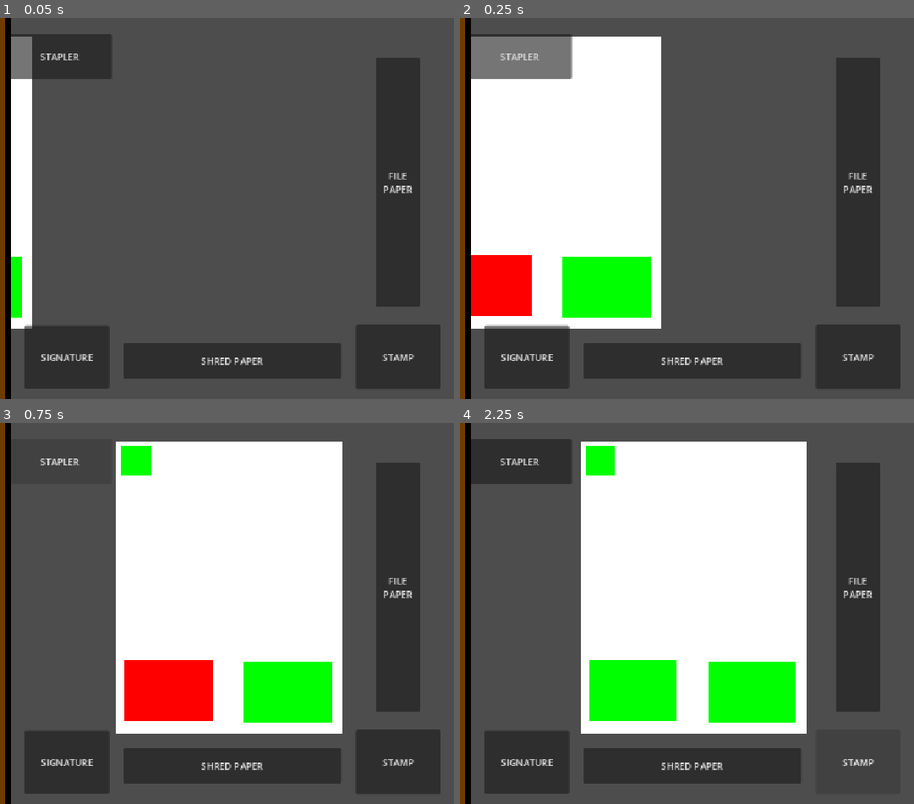
Above: before the commit, frames 1-4 (two rows, left to right).
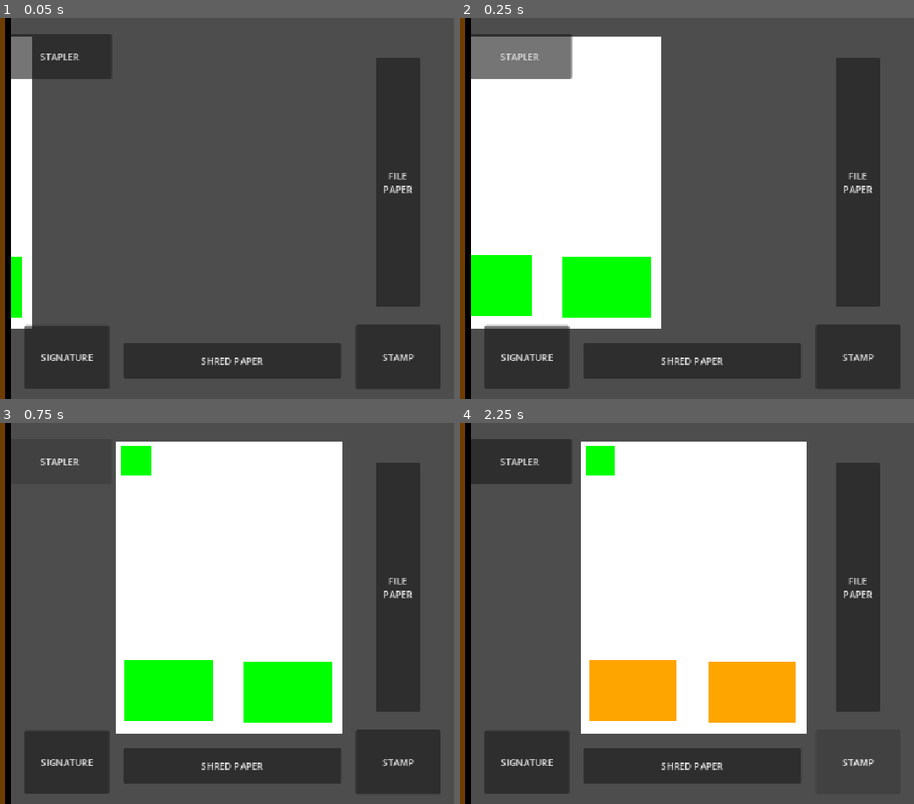
Above: after the commit, the same moments.

Repository: JDMdev925/GMTK2026-paperwork-pileup
Game: Godot game, scene res://Scenes/Main Game/MainGame.tscn
The game is run twice, just before and just after one commit, with the same random seed, the same clock (stepped at 60 frames per second) and the same inputs. The project has no main scene, so this scene is started directly.
Inputs:
- Up to frame 1 (0.05 s): no input
- Up to frame 2 (0.25 s): no input
- Up to frame 3 (0.75 s): click "STAPLER" at 0.5 s
- Up to frame 4 (2.25 s): click "SIGNATURE" at 1.25 s; click "STAMP" at 2 s

Frame 1 is identical in both runs. In frame 2, 2.1% of the frame differs, in the area x 2-16%, y 62-79%; in frame 3, 3.1%; in frame 4, 6.1%, in the area x 28-74%, y 62-79%.

Commit message:
added scoring
Added basic scoring system and paper limit

Diff:
--- a/paperwork-pile-up/MainManager.gd
+++ b/paperwork-pile-up/MainManager.gd
@@ -1,6 +1,11 @@
 extends Node
 
 var PaperGenerator : Node2D
+var score : int
+var paper_stack : int = 10
+
+func _ready() -> void:
+	score = 0
 
 func RegisterNode(id : String, node: Node2D) -> void:
 	match(id):
@@ -11,5 +16,47 @@
 
 func UpdateScore(paper : PaperClass) -> void:
 
-	if PaperGenerator != null:
-		PaperGenerator.GenerateNewPaper()
+
+
+	match(paper.paper_ending):
+
+		PaperClass.PROCESS.FILE:
+
+			for x in (paper.staple + 1):
+				if x == 1:
+					score += 20
+				elif x > 1:
+					score -= 5
+				else:
+					score -= 10
+
+			for x in (paper.stamp + 1):
+				if x == 1:
+					score += 20
+				elif x > 1:
+					score -= 5
+				else:
+					score -= 10
+
+			for x in (paper.signature + 1):
+				if x == 1:
+					score += 20
+				elif x > 1:
+					score -= 5
+				else:
+					score -= 10
+
+		PaperClass.PROCESS.SHRED:
+
+			for x in (paper.staple + 1):
+				if x == 0:
+					score += 10
+				else:
+					score -= 10
+
+	if paper_stack != 0:
+		if PaperGenerator != null:
+			paper_stack -= 1
+			PaperGenerator.GenerateNewPaper()
+	else:
+		print("Final Score: ", score)
--- a/paperwork-pile-up/Prefabs/Paperwork/PaperClass.gd
+++ b/paperwork-pile-up/Prefabs/Paperwork/PaperClass.gd
@@ -9,9 +9,12 @@
 
 @export_category("Paper Variables")
 @export_group("Paper Conditions")
-@export var staple : bool = false
-@export var stamp : bool = false
-@export var signature : bool = false
+
+@export var staple : int = 0
+@export var stamp : int = 0
+@export var signature : int = 0
+
 @export var unix_date : float = 0
 @export var overload : int = 0
 @export var paper_process : PROCESS = PROCESS.FILE
+@onready var paper_ending : PROCESS = PROCESS.FILE
--- a/paperwork-pile-up/Prefabs/Paperwork/PaperObject.gd
+++ b/paperwork-pile-up/Prefabs/Paperwork/PaperObject.gd
@@ -1,53 +1,56 @@
 extends PaperClass
+
+
 
 func PaperSetup() -> void:
 	$AnimationPlayer.play("paper_slide_in")
 
-	if staple == true:
+	if staple == 1:
 		$"Paper Clip".color = Color.GREEN
 	else:
 		$"Paper Clip".color = Color.RED
 
-	if stamp == true:
+	if stamp == 1:
 		$"Paper Stamp".color = Color.GREEN
 	else:
 		$"Paper Stamp".color = Color.RED
 
-	if signature == true:
+	if signature == 1:
 		$"Paper Signature".color = Color.GREEN
 	else:
 		$"Paper Signature".color = Color.RED
 
 func AddStaple() -> void:
-	if staple == false:
-		staple = true
+	staple += 1
+	if staple == 1:
 		$"Paper Clip".color = Color.GREEN
 	else:
-		overload += 1
-		print("Overload - staple")
+		$"Paper Clip".color = Color.ORANGE
 
 func AddSignature() -> void:
-	if signature == false:
-		signature = true
+	signature += 1
+	if signature == 1:
 		$"Paper Signature".color = Color.GREEN
 	else:
-		overload += 1
-		print("Overload - sign")
+		$"Paper Signature".color = Color.ORANGE
+
 
 func AddStamp() -> void:
-	if stamp == false:
-		stamp = true
+	stamp += 1
+	if stamp == 1:
 		$"Paper Stamp".color = Color.GREEN
 	else:
-		overload += 1
-		print("Overload - stamp")
+		$"Paper Stamp".color = Color.ORANGE
+
 
 func FilePaper() -> void:
 	$AnimationPlayer.play("paper_filed")
+	paper_ending = PROCESS.FILE
 
 
 func ShredPaper() -> void:
 	$AnimationPlayer.play("paper_shred")
+	paper_ending = PROCESS.SHRED
 
 
 func _on_animation_player_animation_finished(anim_name: StringName) -> void:
--- a/paperwork-pile-up/Scenes/Main Game/PaperGenerator.gd
+++ b/paperwork-pile-up/Scenes/Main Game/PaperGenerator.gd
@@ -10,12 +10,12 @@
 	GenerateNewPaper()
 
 
-func CoinFlip() -> bool:
+func CoinFlip() -> int:
 	var coin : int = randi_range(0, 2)
 	if coin == 2:
-		return true
+		return 1
 	else:
-		return false
+		return 0
 
 
 func GenerateNewPaper() -> void:
@@ -27,15 +27,17 @@
 		DetermineStartingConditions(new_paper)
 
 func DetermineStartingConditions(paper : PaperClass) -> void:
-	if CoinFlip() == true:
+	if CoinFlip() == 0:
 		paper.paper_process = PaperClass.PROCESS.FILE
 		paper.unix_date = randf_range(current_date - past_year, current_date)
+		paper.staple = CoinFlip()
 	else:
 		paper.paper_process = PaperClass.PROCESS.SHRED
 		paper.unix_date = randf_range(current_date - past_year, current_date) - past_year
-	print(Time.get_datetime_dict_from_unix_time(paper.unix_date))
-	paper.staple = CoinFlip()
+		paper.staple = 0
+
+
 	paper.stamp = CoinFlip()
 	paper.signature = CoinFlip()
-	print("PAPER: ", paper.paper_process, ", ", paper.staple, ", ", paper.stamp, ", ", paper.signature)
+	print("PAPER: ", PaperClass.PROCESS.keys()[paper.paper_process], ", ", paper.staple, ", ", paper.stamp, ", ", paper.signature)
 	paper.PaperSetup()
